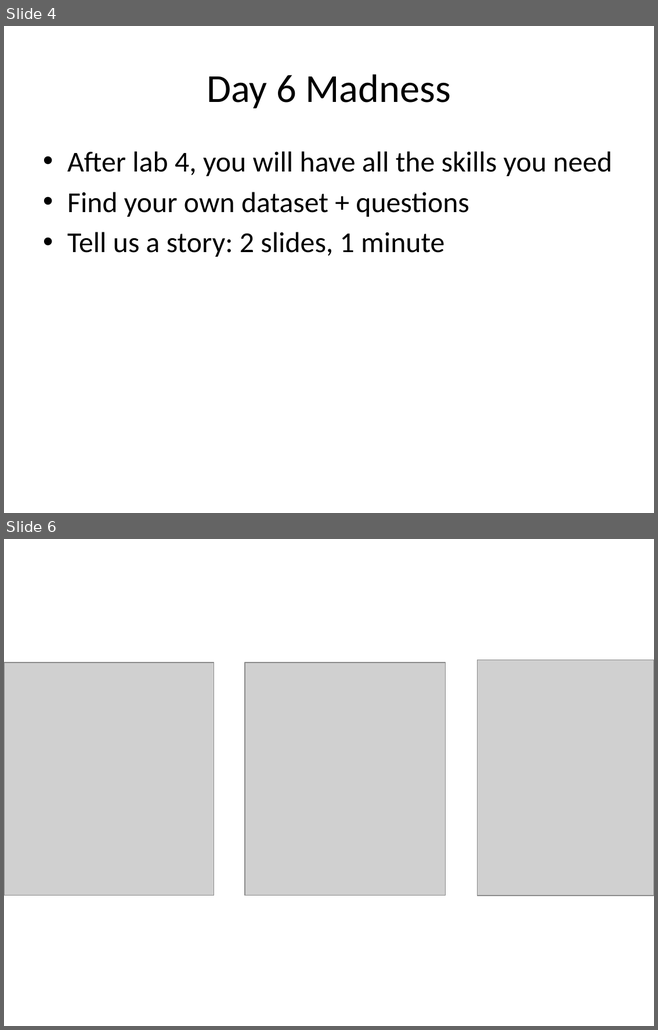
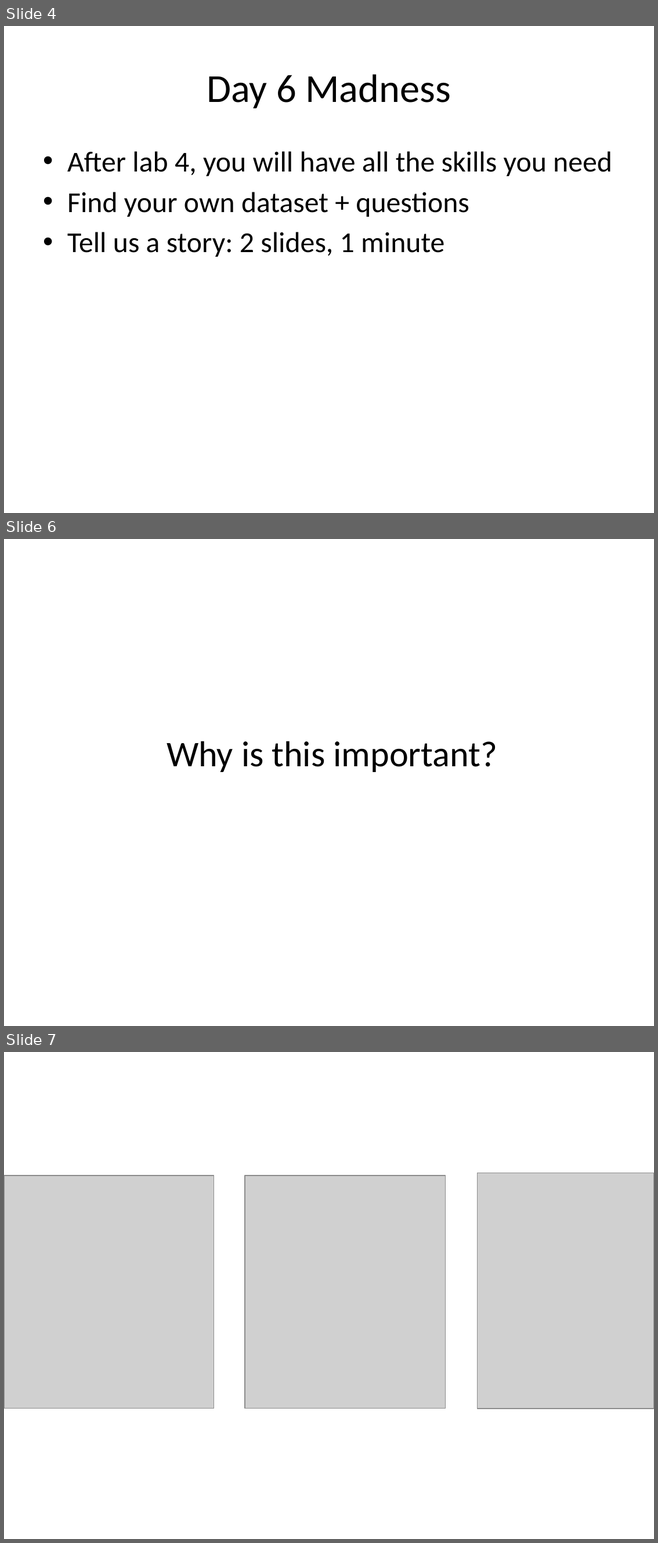
Before and after one commit to dataiap/dataiap, a slide deck: lectures/day1-intro.pptx. Shown one above the other, each under a label of ours: slides 4 and 6 before the commit, slides 4, 6 and 7 after it; the slides between them are not shown. The pictures are 658x1030 and 658x1543 pixels, drawn with LibreOffice and Linux fonts; fonts in the diff are those of the drawing; grey boxes stand for pictures. Boxes give left, top, right and bottom in pixels: in the first picture for what was removed or moved away, otherwise in the second. Text is boxed around its words. In the diff, an @@ line names an element or a change of style, - is before the commit and + after.

Commit message:
update

```diff
--- a/lectures/day1-intro.pptx
+++ b/lectures/day1-intro.pptx
@@ slide 6 added at (x1=4, y1=539, x2=654, y2=1026), background #FFFFFF @@
@@ text added at (x1=166, y1=741, x2=497, y2=772), 40 pt, text #000000 @@
+Why is this important?
@@ what was slide 6 is now slide 7 @@
```
Also in this commit, not shown: 1 slide changed.
